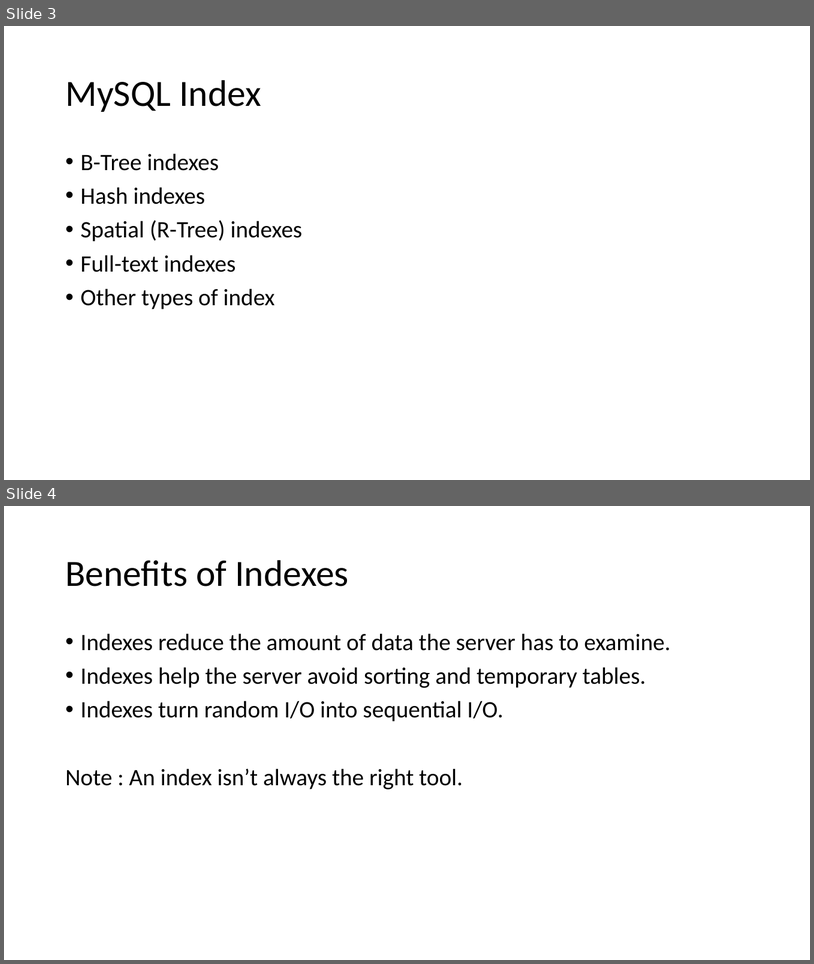
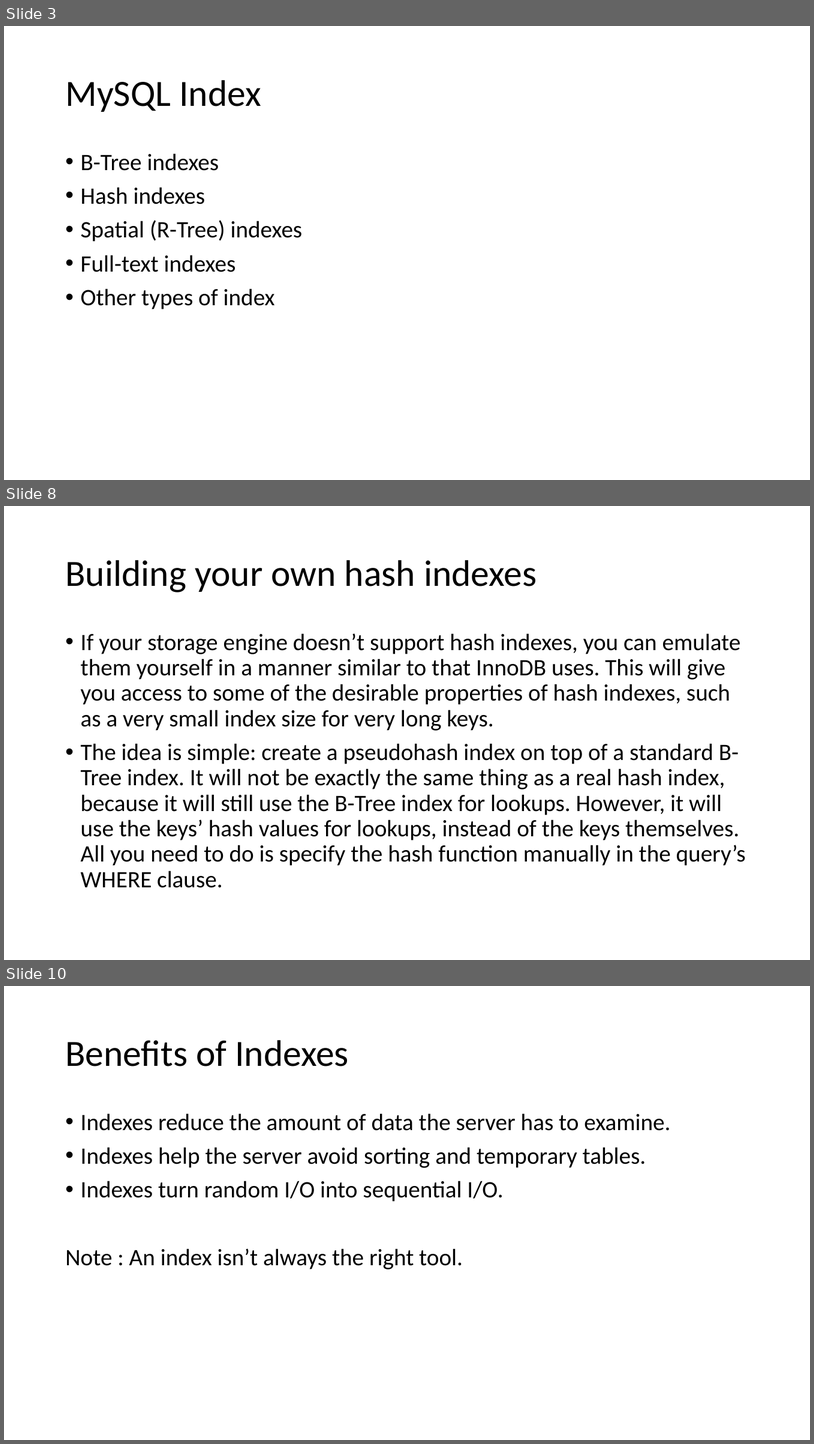
Before and after one commit to virh/case-study, a slide deck: vitess/MySQL Index & Orchestrator.pptx. Shown one above the other, each under a label of ours: slides 3 and 4 before the commit, slides 3, 8 and 10 after it; the slides between them are not shown. The pictures are 814x964 and 814x1444 pixels, drawn with LibreOffice and Linux fonts; fonts in the diff are those of the drawing. Boxes give left, top, right and bottom in pixels: in the first picture for what was removed or moved away, otherwise in the second. Text is boxed around its words. In the diff, an @@ line names an element or a change of style, - is before the commit and + after.

```diff
--- a/vitess/MySQL Index & Orchestrator.pptx
+++ b/vitess/MySQL Index & Orchestrator.pptx
@@ slide 8 added at box(4, 506, 810, 960), background #FFFFFF @@
@@ title added at box(65, 560, 537, 592), 44 pt, text #000000 @@
+Building your own hash indexes
@@ text added at box(81, 633, 746, 888), 28 pt, text #000000 @@
+• If your storage engine doesn’t support hash indexes, you can emulate them yourself in a manner similar to that InnoDB uses. This will give you access to some of the desirable properties of hash indexes, such as a very small index size for very long keys.
+• The idea is simple: create a pseudohash index on top of a standard B-Tree index. It will not be exactly the same thing as a real hash index, because it will still use the B-Tree index for lookups. However, it will use the keys’ hash values for lookups, instead of the keys themselves. All you need to do is specify the hash function manually in the query’s WHERE clause.
@@ what was slide 4 is now slide 10 @@
```
Also in this commit, not shown: 1 slide changed, 11 other slides added.
